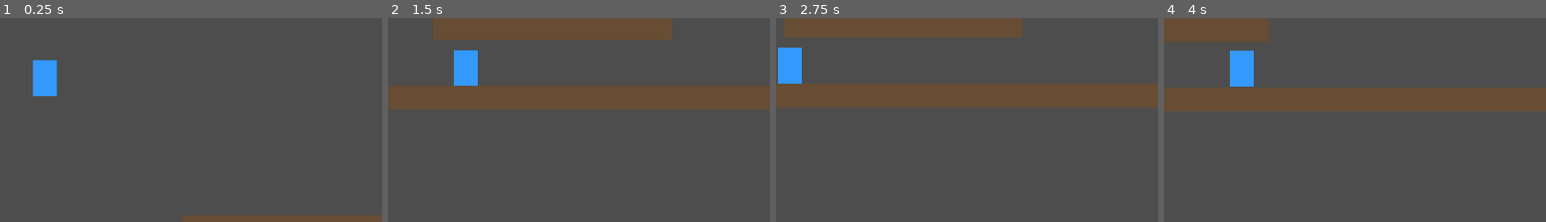
Above: before the commit, frames 1-4 (left to right).
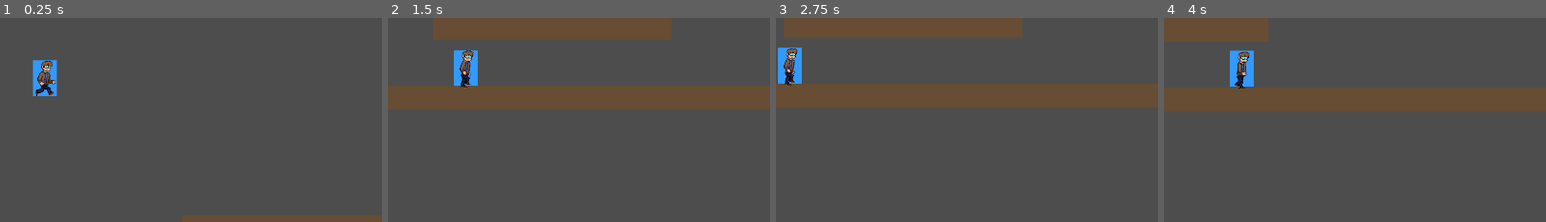
Above: after the commit, the same moments.

Repository: ShadowKnight-13/Platformer-Game
Game: Godot game, scene res://Main.tscn
Same seed, same stepped clock (60 frames per second), same inputs: the game is played once before the commit and once after it.
Inputs:
- Up to frame 1 (0.25 s): no input
- Up to frame 2 (1.5 s): hold D (move_right) from 0.53 s (still down); tap Space (jump) at 0.77 s
- Up to frame 3 (2.75 s): tap Space (jump) at 1.52 s; release D (move_right) at 2.03 s; hold A (move_left) from 2.03 s (still down)
- Up to frame 4 (4 s): release A (move_left) at 2.78 s; hold D (move_right) from 2.78 s (still down); tap Space (jump) at 3.02, 3.77 s
The pictures show only the part of the screen within x 44-94%, y 36-86%; the shares and areas given below are measured in that part.

The runs differ from the first frame. In frame 1, 0.5% of the frame differs, in the area x 9-15%, y 21-39%; in frame 2, 0.4%; in frame 3, 0.4%; in frame 4, 0.4%.

Commit message:
Player Animation 1
added sprite and animplayer

Diff:
--- a/Player.gd
+++ b/Player.gd
@@ -30,6 +30,7 @@
 
 	# Get the input direction and handle the movement/deceleration.
 	var direction = Input.get_axis("move_left", "move_right")
+	$AnimationPlayer.play("Run")
 	if direction:
 		velocity.x = direction * SPEED
 	else:
--- a/Player.tscn
+++ b/Player.tscn
@@ -1,9 +1,48 @@
-[gd_scene load_steps=3 format=3 uid="uid://dgrq8cggm37yk"]
+[gd_scene load_steps=7 format=3 uid="uid://dgrq8cggm37yk"]
 
 [ext_resource type="Script" uid="uid://dl3hynw85ktt4" path="res://Player.gd" id="1_8y7yc"]
+[ext_resource type="Texture2D" uid="uid://fe21evhj0ubl" path="res://Assets/6. Character Animations 32p/Player/player-spritesheet.png" id="2_kpjcp"]
 
 [sub_resource type="RectangleShape2D" id="RectangleShape2D_v6p7n"]
 size = Vector2(40, 60)
+
+[sub_resource type="Animation" id="Animation_kne1u"]
+resource_name = "Run"
+length = 0.65
+loop_mode = 1
+tracks/0/type = "value"
+tracks/0/imported = false
+tracks/0/enabled = true
+tracks/0/path = NodePath("Sprite2D:frame")
+tracks/0/interp = 1
+tracks/0/loop_wrap = true
+tracks/0/keys = {
+"times": PackedFloat32Array(0, 0.06666667, 0.13333334, 0.2, 0.26666668, 0.33333334, 0.4, 0.46666667, 0.53333336, 0.6),
+"transitions": PackedFloat32Array(1, 1, 1, 1, 1, 1, 1, 1, 1, 1),
+"update": 1,
+"values": [2, 3, 4, 5, 6, 7, 8, 9, 10, 11]
+}
+
+[sub_resource type="Animation" id="Animation_e80uo"]
+length = 0.001
+tracks/0/type = "value"
+tracks/0/imported = false
+tracks/0/enabled = true
+tracks/0/path = NodePath("Sprite2D:frame")
+tracks/0/interp = 1
+tracks/0/loop_wrap = true
+tracks/0/keys = {
+"times": PackedFloat32Array(0),
+"transitions": PackedFloat32Array(1),
+"update": 1,
+"values": [2]
+}
+
+[sub_resource type="AnimationLibrary" id="AnimationLibrary_cxr5p"]
+_data = {
+&"RESET": SubResource("Animation_e80uo"),
+&"Run": SubResource("Animation_kne1u")
+}
 
 [node name="Player" type="CharacterBody2D"]
 collision_mask = 3
@@ -18,3 +57,14 @@
 offset_right = 20.0
 offset_bottom = 30.0
 color = Color(0.2, 0.6, 1, 1)
+
+[node name="Sprite2D" type="Sprite2D" parent="."]
+texture_filter = 3
+texture = ExtResource("2_kpjcp")
+hframes = 13
+frame = 2
+
+[node name="AnimationPlayer" type="AnimationPlayer" parent="."]
+libraries = {
+&"": SubResource("AnimationLibrary_cxr5p")
+}
Binary file added: Assets/6. Character Animations 32p/Player/player-spritesheet.png
Not shown, added: Assets/6. Character Animations 32p/Player/player-spritesheet.png.import
